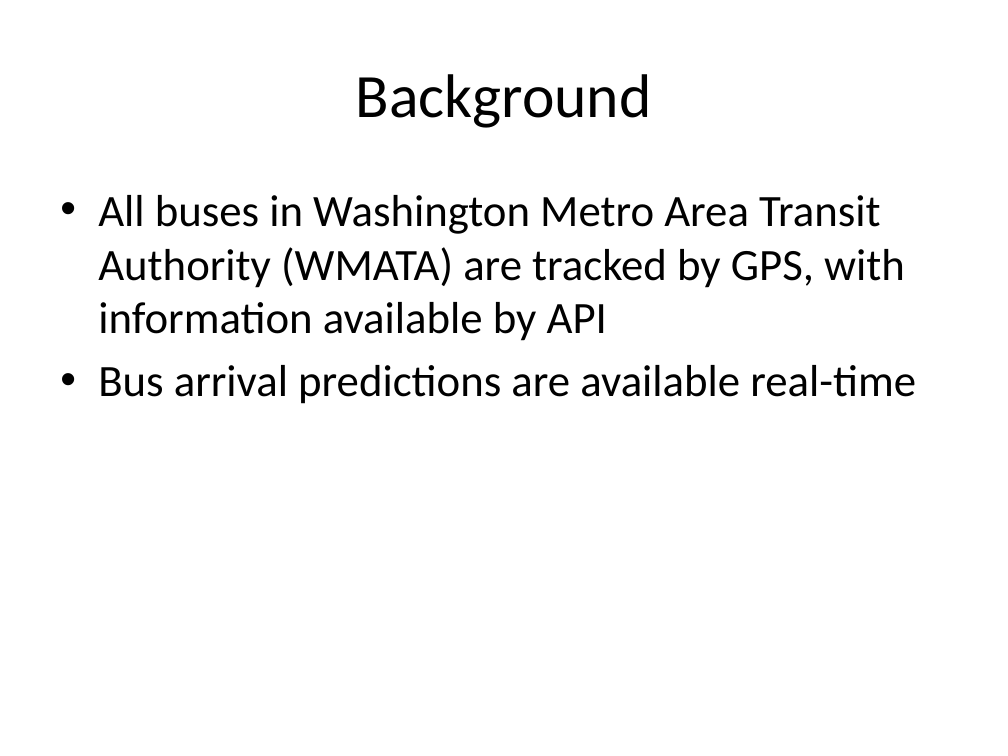
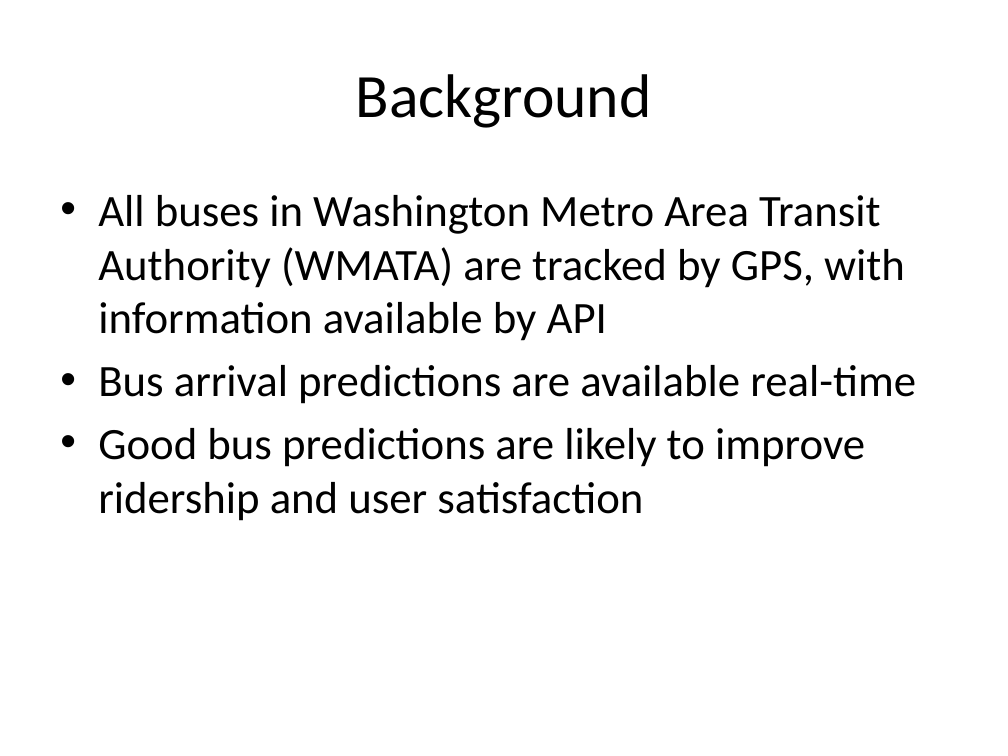
Before and after one commit to afcarl/MetroMetric, a slide deck: slide 4 of Notes on MetroMetric.pptx (slide 3 before the commit). Drawn at 1008x756 pixels with LibreOffice and Linux fonts; fonts in the diff are those of the drawing. Boxes give left, top, right and bottom in pixels: in the first picture for what was removed or moved away, otherwise in the second. Text is boxed around its words. In the diff, an @@ line names an element or a change of style, - is before the commit and + after.

```diff
--- a/Notes on MetroMetric.pptx
+++ b/Notes on MetroMetric.pptx
@@ text at [98, 428, 865, 521]: paragraph added @@
+• Good bus predictions are likely to improve ridership and user satisfaction
```
Also in this commit, not shown: 8 slides added, 6 other files.
